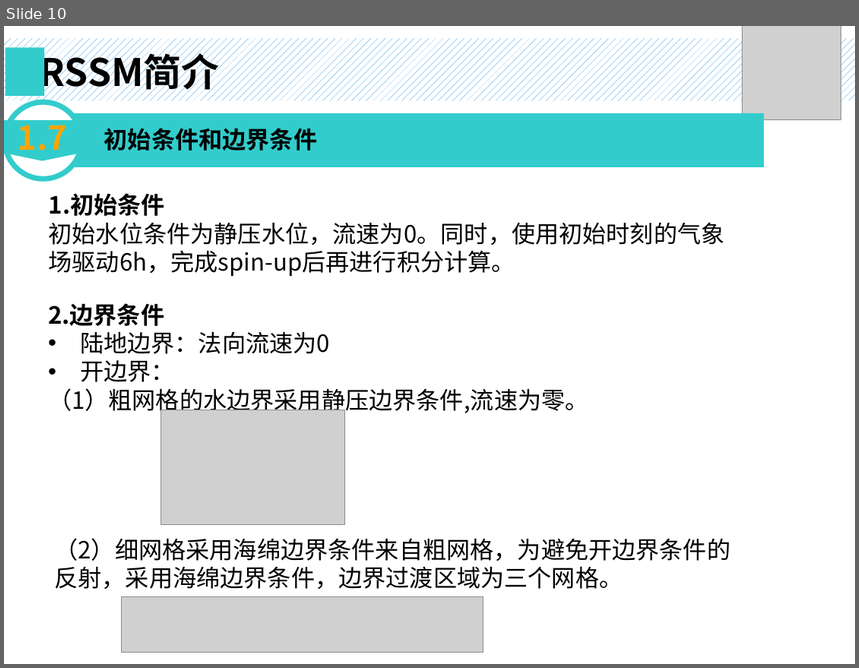
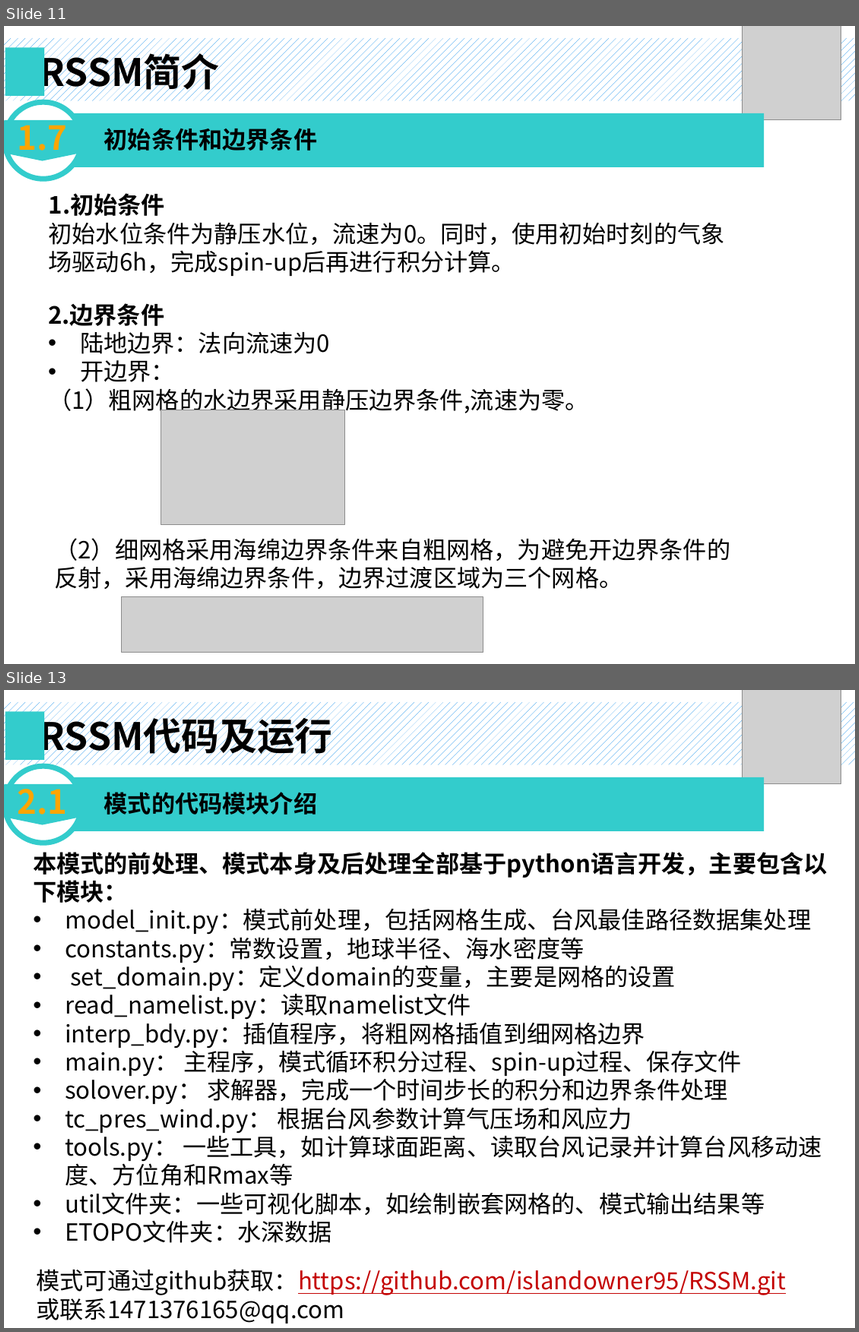
Before and after one commit to islandowner95/RSSM, a slide deck: doc/RSSM_V1.0_Introduction.pptx. Shown one above the other, each under a label of ours: slide 10 before the commit, slides 11 and 13 after it; the slides between them are not shown. The pictures are 859x668 and 859x1332 pixels, drawn with LibreOffice and Linux fonts; fonts in the diff are those of the drawing; grey boxes stand for pictures. Boxes give left, top, right and bottom in pixels: in the first picture for what was removed or moved away, otherwise in the second. Text is boxed around its words. In the diff, an @@ line names an element or a change of style, - is before the commit and + after.

```diff
--- a/doc/RSSM_V1.0_Introduction.pptx
+++ b/doc/RSSM_V1.0_Introduction.pptx
@@ slide 13 added at [4,690,855,1328], background #FFFFFF @@
@@ group added at [4,690,855,784]: 2 rectangles, 1 picture, 1 text @@
+RSSM代码及运行
@@ group added at [5,766,764,842]: 1 rectangle, 1 text, 1 ellipse, 1 flow chart offpage connector @@
+模式的代码模块介绍
+2.1
@@ text added at [33,852,827,1243], 20 pt, text #000000 @@
+本模式的前处理、模式本身及后处理全部基于python语言开发，主要包含以下模块：
+• model_init.py：模式前处理，包括网格生成、台风最佳路径数据集处理
+• constants.py：常数设置，地球半径、海水密度等
+• set_domain.py：定义domain的变量，主要是网格的设置
+• read_namelist.py：读取namelist文件
+• interp_bdy.py：插值程序，将粗网格插值到细网格边界
+• main.py： 主程序，模式循环积分过程、spin-up过程、保存文件
+• solover.py： 求解器，完成一个时间步长的积分和边界条件处理
+• tc_pres_wind.py： 根据台风参数计算气压场和风应力
+• tools.py： 一些工具，如计算球面距离、读取台风记录并计算台风移动速度、方位角和Rmax等
+• util文件夹：一些可视化脚本，如绘制嵌套网格的、模式输出结果等
+• ETOPO文件夹：水深数据
@@ text added at [37,1270,787,1324], 20 pt, text #C40505, underline @@
+模式可通过github获取：https://github.com/islandowner95/RSSM.git
+或联系1471376165@qq.com
@@ what was slide 10 is now slide 11 @@
```
Also in this commit, not shown: 13 slides changed, 7 other slides added.
